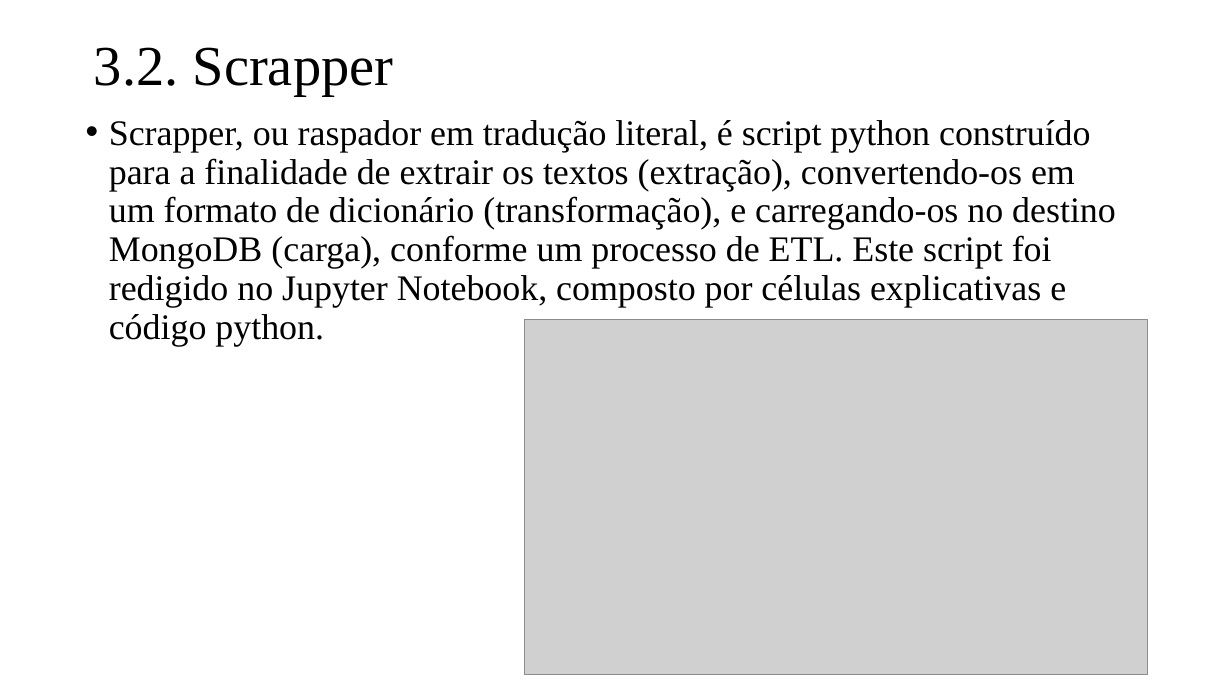
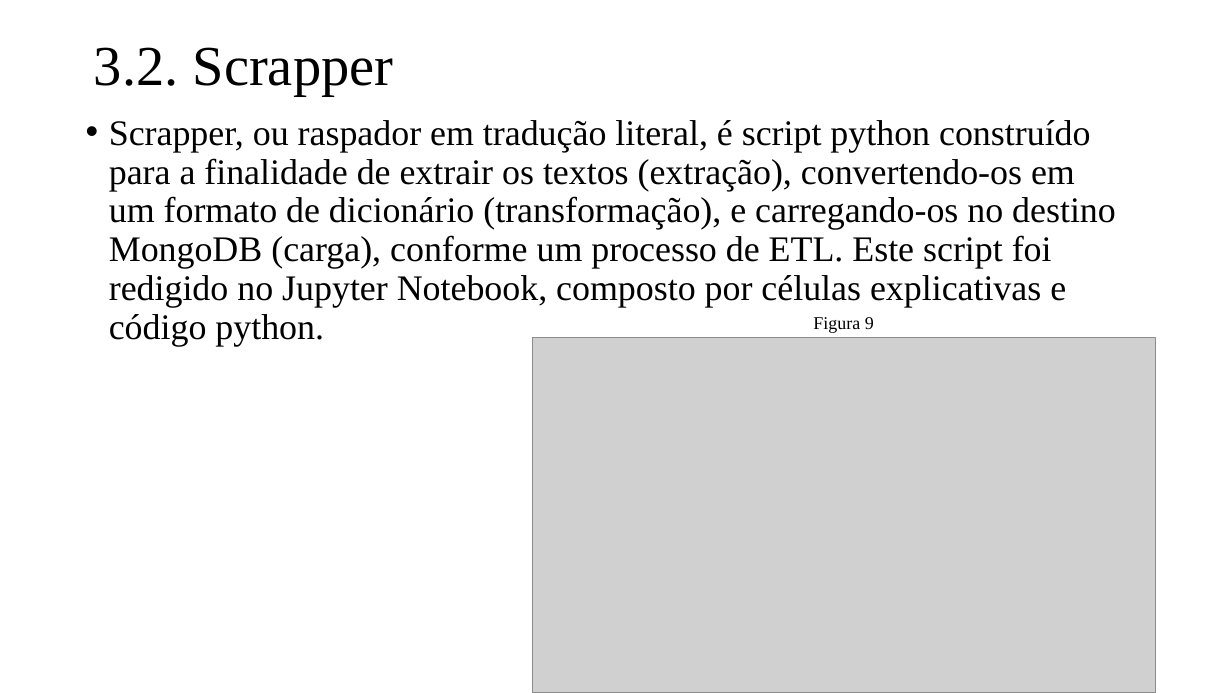
Before and after one commit to cesaraugusto98/TG, a slide deck: slide 15 of Documentacao/Apresentação TG - QuizFATEC.pptx. Drawn at 1232x693 pixels with LibreOffice and Linux fonts; fonts in the diff are those of the drawing; grey boxes stand for pictures. Boxes give left, top, right and bottom in pixels: in the first picture for what was removed or moved away, otherwise in the second. Text is boxed around its words. In the diff, an @@ line names an element or a change of style, - is before the commit and + after.

```diff
--- a/Documentacao/Apresentação TG - QuizFATEC.pptx
+++ b/Documentacao/Apresentação TG - QuizFATEC.pptx
@@ text added at bbox=[813, 317, 874, 333], 14 pt, text #000000 @@
+Figura 9
@@ picture: place and size @@
-picture at bbox=[525, 320, 1148, 676]
+picture at bbox=[533, 337, 1156, 693]
```
Also in this commit, not shown: 9 other slides changed, 3 other files.
